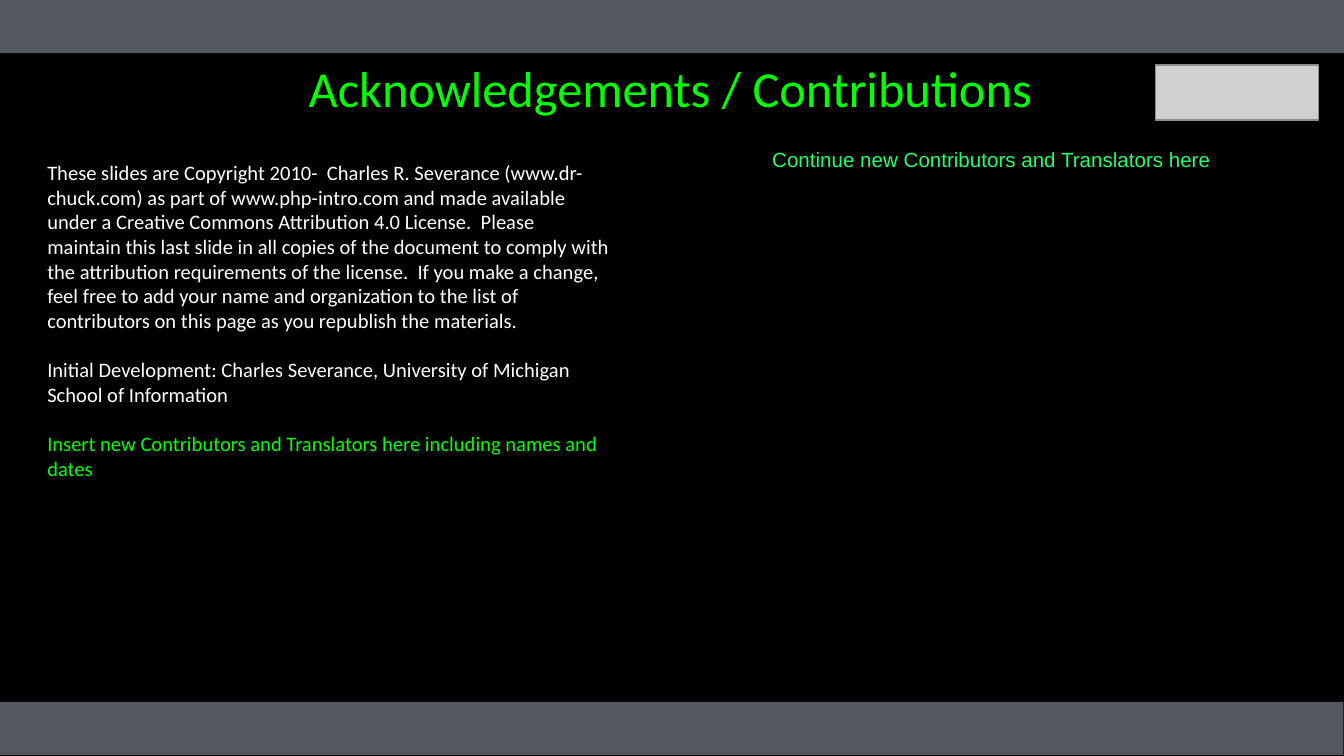
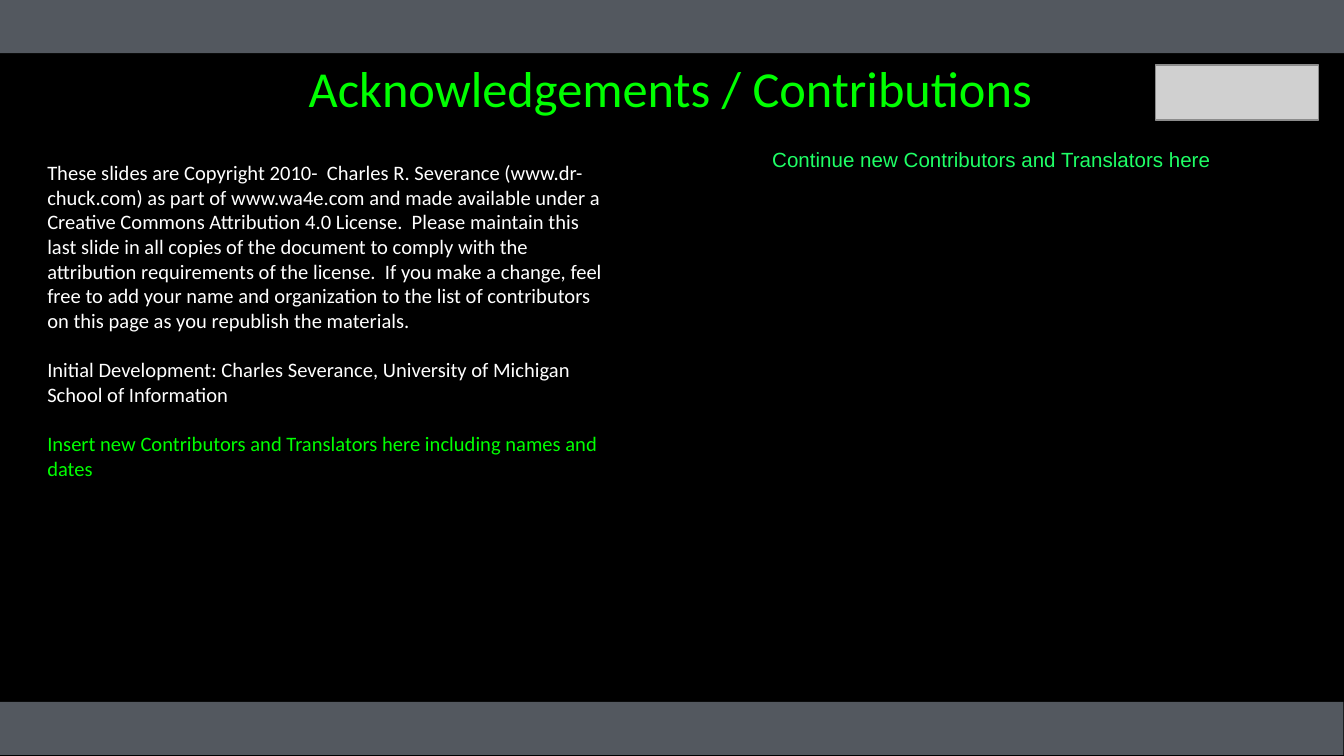
Before and after one commit to csev/wa4e, a slide deck: slide 11 of lectures/JS-03-JQuery.ppt. Drawn at 1344x756 pixels with LibreOffice and Linux fonts; fonts in the diff are those of the drawing; grey boxes stand for pictures. Boxes give left, top, right and bottom in pixels: in the first picture for what was removed or moved away, otherwise in the second. Text is boxed around its words. In the diff, an @@ line names an element or a change of style, - is before the commit and + after.

Commit message:
Change web site name

```diff
--- a/lectures/JS-03-JQuery.ppt
+++ b/lectures/JS-03-JQuery.ppt
@@ text at (47, 165, 602, 332): text changed @@
-These slides are Copyright 2010- Charles R. Severance (www.dr-chuck.com) as part of www.php-intro.com and made available under a Creative Commons Attribution 4.0 License. Please maintain this last slide in all copies of the document to comply with the attribution requirements of the license. If you make a change, feel free to add your name and organization to the list of contributors on this page as you republish the materials.
+These slides are Copyright 2010- Charles R. Severance (www.dr-chuck.com) as part of www.wa4e.com and made available under a Creative Commons Attribution 4.0 License. Please maintain this last slide in all copies of the document to comply with the attribution requirements of the license. If you make a change, feel free to add your name and organization to the list of contributors on this page as you republish the materials.
```
Also in this commit, not shown: 2 other slides changed, 12 other files.
